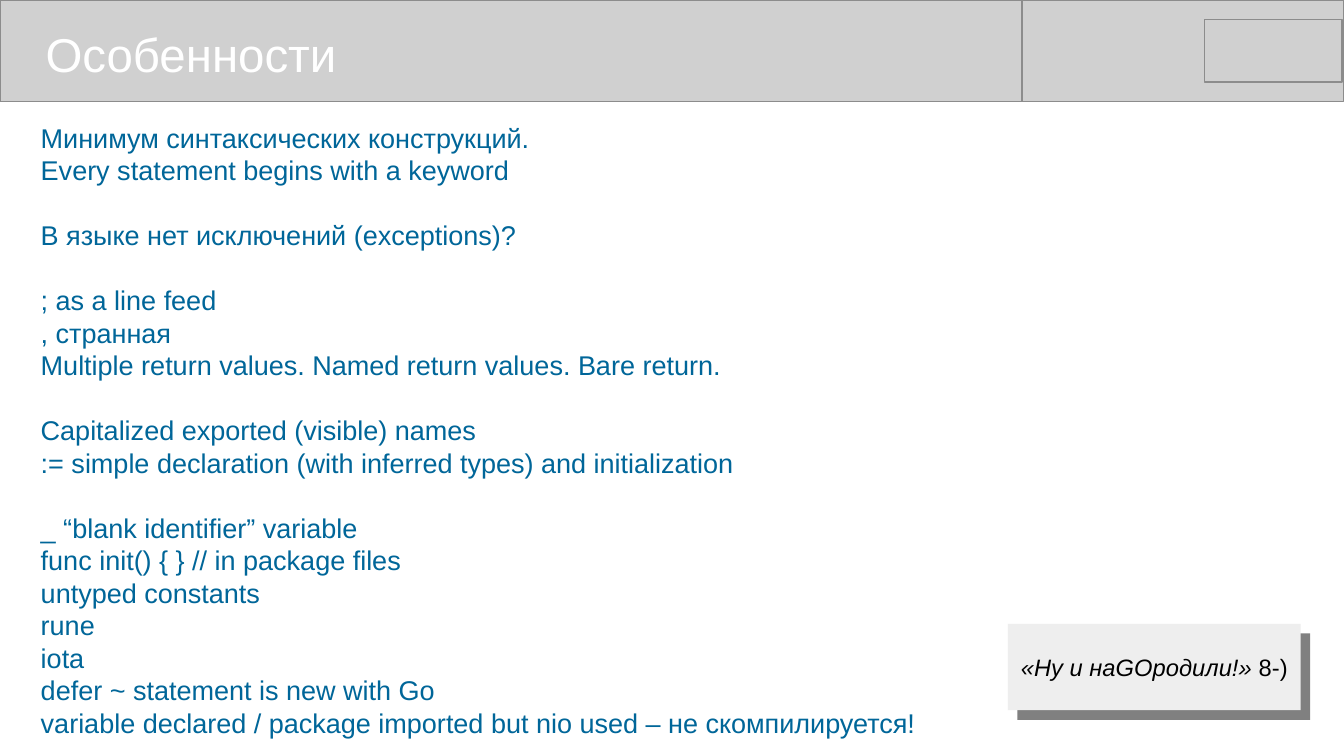
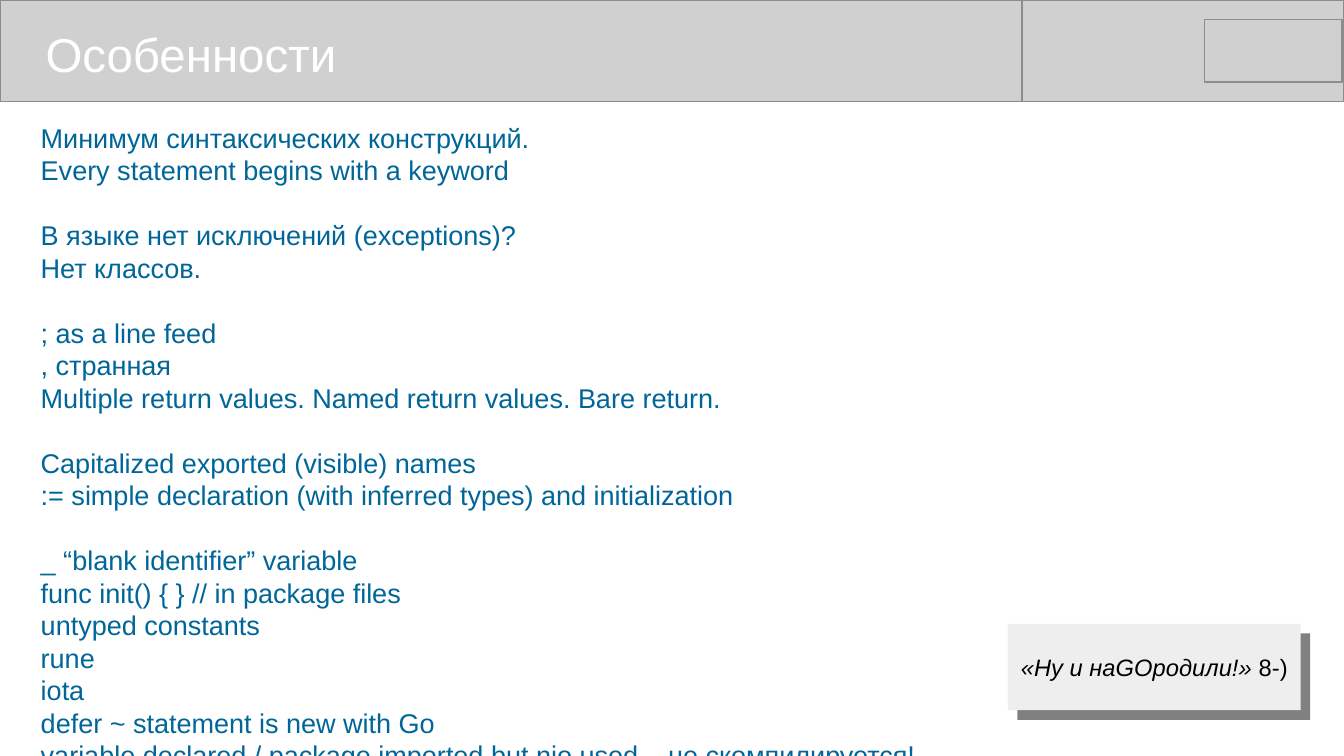
Before and after one commit to mike-shock/Go_language, a slide deck: slide 6 of Go_Intro.odp. Drawn at 1344x756 pixels with LibreOffice and Linux fonts; fonts in the diff are those of the drawing; grey boxes stand for pictures. Boxes give left, top, right and bottom in pixels: in the first picture for what was removed or moved away, otherwise in the second. Text is boxed around its words. In the diff, an @@ line names an element or a change of style, - is before the commit and + after.

```diff
--- a/Go_Intro.odp
+++ b/Go_Intro.odp
@@ text at [41,259,201,279]: paragraph added @@
+Нет классов.
```
Also in this commit, not shown: 5 other slides changed.
